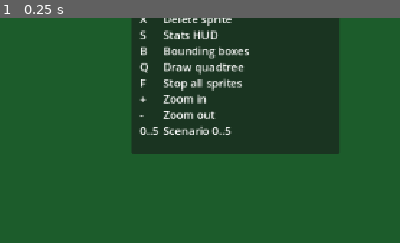
Above: before the commit, frame 1.
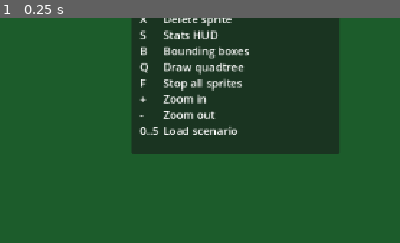
Above: after the commit, the same moment.

Repository: add-IV/SketchImpact
Game: Godot game, scene res://sketch_impact.tscn
Same seed, same stepped clock (60 frames per second), same inputs: the game is played once before the commit and once after it.
Inputs:
- Up to frame 1 (0.25 s): no input
The pictures show only the part of the screen within x 6-56%, y 39-89%; the shares and areas given below are measured in that part.

The runs differ from the first frame. In frame 1, 0.4% of the frame differs, in the area x 41-60%, y 48-52%.

Commit message:
add scenarios for testing

Diff:
--- a/billiard_table.gd
+++ b/billiard_table.gd
@@ -11,14 +11,16 @@
 
 # Mutable at runtime via zoom in/out hotkeys
 var _display_scale := 2
-var _sprite_screen_size: float = SPRITE_PIXEL_SIZE * 2
-var _sprite_half: float = SPRITE_PIXEL_SIZE * 2 / 2.0
 
 # Struct-of-arrays: all sprite state lives here
 var positions: Array[Vector2] = []
 var velocities: Array[Vector2] = []
 var pixels: Array[PackedByteArray] = []   # alpha channel, SPRITE_PIXEL_SIZE² bytes each
 var display_nodes: Array[Node2D] = []
+var aabb_offsets: Array[Rect2] = []  # tight pixel-space bbox relative to sprite center, constant per sprite
+var aabbs: Array[Rect2] = []         # current frame screen-space bbox, updated each frame
+
+signal scenario_loaded(images: Array[Image])
 
 var broad_checks := 0   # unique pairs returned by quadtree
 var aabb_checks := 0    # pairs that passed AABB overlap test
@@ -37,8 +39,6 @@
 
 func _set_display_scale(new_scale: int) -> void:
 	_display_scale = clampi(new_scale, ZOOM_MIN, ZOOM_MAX)
-	_sprite_screen_size = float(SPRITE_PIXEL_SIZE * _display_scale)
-	_sprite_half = _sprite_screen_size / 2.0
 	for node in display_nodes:
 		node.get_node("Sprite2D").scale = Vector2(_display_scale, _display_scale)
 
@@ -46,20 +46,18 @@
 func spawn_sprite(image: Image) -> void:
 	if image.is_invisible():
 		return
-	var total := SPRITE_PIXEL_SIZE * SPRITE_PIXEL_SIZE
-	var px := PackedByteArray()
-	px.resize(total)
-	for y in range(SPRITE_PIXEL_SIZE):
-		for x in range(SPRITE_PIXEL_SIZE):
-			px[y * SPRITE_PIXEL_SIZE + x] = int(image.get_pixel(x, y).a * 255.0)
-
+	var px := _extract_pixels(image)
+	var offset := _tight_aabb_offset(px)
+	var scale := float(_display_scale)
 	var pos := Vector2(
-		randf_range(_sprite_half + 10.0, TABLE_WIDTH - _sprite_half - 10.0),
-		randf_range(_sprite_half + 10.0, TABLE_HEIGHT - _sprite_half - 10.0)
+		randf_range(-offset.position.x * scale + 10.0, TABLE_WIDTH  - (offset.position.x + offset.size.x) * scale - 10.0),
+		randf_range(-offset.position.y * scale + 10.0, TABLE_HEIGHT - (offset.position.y + offset.size.y) * scale - 10.0)
 	)
-	var angle := randf() * TAU
-	var vel := Vector2(cos(angle), sin(angle)) * randf_range(80.0, 160.0)
-
+	var vel := Vector2(cos(randf() * TAU), sin(randf() * TAU)) * randf_range(80.0, 160.0)
+	_do_spawn(image, px, offset, pos, vel)
+
+
+func _do_spawn(image: Image, px: PackedByteArray, offset: Rect2, pos: Vector2, vel: Vector2) -> void:
 	var node: Node2D = _sprite_scene.instantiate()
 	var sprite: Sprite2D = node.get_node("Sprite2D")
 	sprite.texture = ImageTexture.create_from_image(image)
@@ -72,6 +70,60 @@
 	velocities.append(vel)
 	pixels.append(px)
 	display_nodes.append(node)
+	aabb_offsets.append(offset)
+	aabbs.append(Rect2(pos + offset.position * _display_scale, offset.size * _display_scale))
+
+
+func clear_sprites() -> void:
+	for node in display_nodes:
+		node.queue_free()
+	positions.clear()
+	velocities.clear()
+	pixels.clear()
+	display_nodes.clear()
+	aabb_offsets.clear()
+	aabbs.clear()
+
+
+func load_scenario(file_path: String) -> bool:
+	if not FileAccess.file_exists(file_path):
+		return false
+	var file := FileAccess.open(file_path, FileAccess.READ)
+	if file == null:
+		return false
+	var json := JSON.new()
+	if json.parse(file.get_as_text()) != OK:
+		return false
+	var data: Dictionary = json.data
+	clear_sprites()
+	if data.has("display_scale"):
+		_set_display_scale(int(data["display_scale"]))
+	var loaded_images: Array[Image] = []
+	for s in data.get("sprites", []):
+		var sprite_path: String = s.get("file", "")
+		if sprite_path.is_empty() or not FileAccess.file_exists(sprite_path):
+			continue
+		var img := Image.load_from_file(sprite_path)
+		if img == null:
+			continue
+		if img.get_width() != SPRITE_PIXEL_SIZE or img.get_height() != SPRITE_PIXEL_SIZE:
+			continue
+		var pos := Vector2(float(s.get("x", 0.0)), float(s.get("y", 0.0)))
+		var vel := Vector2(float(s.get("vx", 0.0)), float(s.get("vy", 0.0)))
+		var px := _extract_pixels(img)
+		_do_spawn(img, px, _tight_aabb_offset(px), pos, vel)
+		loaded_images.append(img)
+	for image_path in data.get("images", []):
+		if (image_path as String).is_empty() or not FileAccess.file_exists(image_path):
+			continue
+		var img := Image.load_from_file(image_path)
+		if img == null:
+			continue
+		if img.get_width() != SPRITE_PIXEL_SIZE or img.get_height() != SPRITE_PIXEL_SIZE:
+			img.resize(SPRITE_PIXEL_SIZE, SPRITE_PIXEL_SIZE, Image.INTERPOLATE_NEAREST)
+		loaded_images.append(img)
+	scenario_loaded.emit(loaded_images)
+	return true
 
 
 func _physics_process(delta: float) -> void:
@@ -83,12 +135,13 @@
 	for i in range(n):
 		positions[i] += velocities[i] * delta
 		_bounce_walls(i)
+		aabbs[i] = Rect2(positions[i] + aabb_offsets[i].position * _display_scale, aabb_offsets[i].size * _display_scale)
 
 	_qt_root = null
 	if n > 1:
-		var qt := _QuadNode.new(Rect2(0.0, 0.0, TABLE_WIDTH, TABLE_HEIGHT), 0)
+		var qt := _QuadNode.new(Rect2(0.0, 0.0, TABLE_WIDTH, TABLE_HEIGHT), 0, aabbs)
 		for i in range(n):
-			qt.insert(i, _aabb(i))
+			qt.insert(i)
 		_qt_root = qt
 		var pairs: Dictionary = {}
 		qt.collect_pairs(pairs)
@@ -97,13 +150,14 @@
 			broad_checks += 1
 			var i: int = key[0]
 			var j: int = key[1]
-			if _aabb(i).intersects(_aabb(j)):
+			if aabbs[i].intersects(aabbs[j]):
 				aabb_checks += 1
 				narrow_checks += 1
 				var col_pt := _pixel_collision(i, j)
 				if col_pt.is_finite():
 					_resolve(i, j, col_pt)
 
+
 	for i in range(n):
 		display_nodes[i].position = positions[i]
 
@@ -144,12 +198,18 @@
 		_set_display_scale(_display_scale / 2)
 		get_viewport().set_input_as_handled()
 		return
+	if event is InputEventKey and event.pressed and not event.echo:
+		var key_event := event as InputEventKey
+		if key_event.keycode >= KEY_0 and key_event.keycode <= KEY_5:
+			load_scenario("res://scenarios/scenario_%d.json" % (key_event.keycode - KEY_0))
+			get_viewport().set_input_as_handled()
+			return
 	if event is InputEventMouseButton and event.button_index == MOUSE_BUTTON_LEFT and event.pressed:
 		var click := get_local_mouse_position()
 		if not Rect2(0.0, 0.0, TABLE_WIDTH, TABLE_HEIGHT).has_point(click):
 			return
 		for i in range(positions.size()):
-			if _aabb(i).has_point(click):
+			if aabbs[i].has_point(click):
 				var angle := randf() * TAU
 				velocities[i] = Vector2(cos(angle), sin(angle)) * IMPULSE_SPEED
 				get_viewport().set_input_as_handled()
@@ -159,7 +219,7 @@
 func _draw() -> void:
 	if _show_bounding_boxes:
 		for i in range(positions.size()):
-			draw_rect(_aabb(i), Color(1.0, 1.0, 0.0, 0.8), false, 1.0)
+			draw_rect(aabbs[i], Color(1.0, 1.0, 0.0, 0.8), false, 1.0)
 	if _show_quadtree and _qt_root != null:
 		_draw_qt_node(_qt_root)
 
@@ -170,30 +230,57 @@
 		_draw_qt_node(child)
 
 
-func _aabb(i: int) -> Rect2:
+func _tight_aabb_offset(px: PackedByteArray) -> Rect2:
+	var s := SPRITE_PIXEL_SIZE
+	var min_x := s; var max_x := -1
+	var min_y := s; var max_y := -1
+	for y in range(s):
+		for x in range(s):
+			if px[y * s + x] > 0:
+				if x < min_x: min_x = x
+				if x > max_x: max_x = x
+				if y < min_y: min_y = y
+				if y > max_y: max_y = y
+	var half := s * 0.5
 	return Rect2(
-		positions[i] - Vector2(_sprite_half, _sprite_half),
-		Vector2(_sprite_screen_size, _sprite_screen_size)
+		Vector2(min_x - half, min_y - half),
+		Vector2(max_x - min_x + 1, max_y - min_y + 1)
 	)
 
 
 func _bounce_walls(i: int) -> void:
 	var pos := positions[i]
 	var vel := velocities[i]
-	if pos.x - _sprite_half < 0.0:
-		pos.x = _sprite_half
+	var o := aabb_offsets[i]
+	var scale := float(_display_scale)
+	var left   := o.position.x * scale
+	var top    := o.position.y * scale
+	var right  := left + o.size.x * scale
+	var bottom := top  + o.size.y * scale
+	if pos.x + left < 0.0:
+		pos.x = -left
 		vel.x = absf(vel.x)
-	elif pos.x + _sprite_half > TABLE_WIDTH:
-		pos.x = TABLE_WIDTH - _sprite_half
+	elif pos.x + right > TABLE_WIDTH:
+		pos.x = TABLE_WIDTH - right
 		vel.x = -absf(vel.x)
-	if pos.y - _sprite_half < 0.0:
-		pos.y = _sprite_half
+	if pos.y + top < 0.0:
+		pos.y = -top
 		vel.y = absf(vel.y)
-	elif pos.y + _sprite_half > TABLE_HEIGHT:
-		pos.y = TABLE_HEIGHT - _sprite_half
+	elif pos.y + bottom > TABLE_HEIGHT:
+		pos.y = TABLE_HEIGHT - bottom
 		vel.y = -absf(vel.y)
 	positions[i] = pos
 	velocities[i] = vel
+
+
+func _extract_pixels(image: Image) -> PackedByteArray:
+	var s := SPRITE_PIXEL_SIZE
+	var px := PackedByteArray()
+	px.resize(s * s)
+	for y in range(s):
+		for x in range(s):
+			px[y * s + x] = int(image.get_pixel(x, y).a * 255.0)
+	return px
 
 
 func _pixel_collision(i: int, j: int) -> Vector2:
@@ -203,8 +290,16 @@
 	var px_i := pixels[i]
 	var px_j := pixels[j]
 	var s := SPRITE_PIXEL_SIZE
-	for pya in range(s):
-		for pxa in range(s):
+	var pxa_lo := clampi(int(floor(dx)),        0, s - 1)
+	var pxa_hi := clampi(int(ceil(dx)) + s - 1, 0, s - 1)
+	var pya_lo := clampi(int(floor(dy)),        0, s - 1)
+	var pya_hi := clampi(int(ceil(dy)) + s - 1, 0, s - 1)
+	var pxa_step := -1 if dx > 0 else 1
+	var pya_step := -1 if dy > 0 else 1
+	var pxa_start := pxa_hi if pxa_step < 0 else pxa_lo
+	var pya_start := pya_hi if pya_step < 0 else pya_lo
+	for pya in range(pya_start, pya_start + (pya_hi - pya_lo + 1) * pya_step, pya_step):
+		for pxa in range(pxa_start, pxa_start + (pxa_hi - pxa_lo + 1) * pxa_step, pxa_step):
 			if px_i[pya * s + pxa] == 0:
 				continue
 			# Candidate pixels of j whose screen rect overlaps pixel (pxa, pya) of i
@@ -247,46 +342,48 @@
 
 	var bounds: Rect2
 	var depth: int
-	var items: Array   # Array of [idx: int, aabb: Rect2]
+	var aabbs: Array[Rect2]  # shared reference, owned by _physics_process
+	var items: Array[int]
 	var children: Array  # Array of _QuadNode, empty when leaf
 
-	func _init(b: Rect2, d: int) -> void:
+	func _init(b: Rect2, d: int, a: Array[Rect2]) -> void:
 		bounds = b
 		depth = d
+		aabbs = a
 		items = []
 		children = []
 
-	func insert(idx: int, aabb: Rect2) -> void:
-		if not bounds.intersects(aabb):
+	func insert(idx: int) -> void:
+		if not bounds.intersects(aabbs[idx]):
 			return
 		if children.is_empty():
-			items.append([idx, aabb])
+			items.append(idx)
 			if items.size() > MAX_ITEMS and depth < MAX_DEPTH:
 				_subdivide()
 		else:
 			for child in children:
-				child.insert(idx, aabb)
+				child.insert(idx)
 
 	func _subdivide() -> void:
 		var half := bounds.size * 0.5
 		children = [
-			_QuadNode.new(Rect2(bounds.position, half), depth + 1),
-			_QuadNode.new(Rect2(bounds.position + Vector2(half.x, 0.0), half), depth + 1),
-			_QuadNode.new(Rect2(bounds.position + Vector2(0.0, half.y), half), depth + 1),
-			_QuadNode.new(Rect2(bounds.position + half, half), depth + 1),
+			_QuadNode.new(Rect2(bounds.position, half), depth + 1, aabbs),
+			_QuadNode.new(Rect2(bounds.position + Vector2(half.x, 0.0), half), depth + 1, aabbs),
+			_QuadNode.new(Rect2(bounds.position + Vector2(0.0, half.y), half), depth + 1, aabbs),
+			_QuadNode.new(Rect2(bounds.position + half, half), depth + 1, aabbs),
 		]
 		var old := items.duplicate()
 		items = []
 		for it in old:
 			for child in children:
-				child.insert(it[0], it[1])
+				child.insert(it)
 
 	func collect_pairs(out: Dictionary) -> void:
 		if children.is_empty():
 			for a in range(items.size()):
 				for b in range(a + 1, items.size()):
-					var ia: int = items[a][0]
-					var ib: int = items[b][0]
+					var ia: int = items[a]
+					var ib: int = items[b]
 					if ia > ib:
 						var t := ia
 						ia = ib
--- a/billiard_table.tscn
+++ b/billiard_table.tscn
@@ -40,4 +40,4 @@
 F		Stop all sprites
 +		Zoom in
 -		Zoom out
-0..5	Scenario 0..5"
+0..5	Load scenario"
--- a/save_image.gd
+++ b/save_image.gd
@@ -11,6 +11,8 @@
 func _ready():
 	DirAccess.make_dir_recursive_absolute("user://sprites")
 	billiard_table = get_parent().get_node_or_null("BilliardTable")
+	if billiard_table:
+		billiard_table.scenario_loaded.connect(_on_scenario_loaded)
 	for i in grid.get_child_count():
 		var slot: TextureRect = grid.get_child(i)
 		slot.mouse_filter = Control.MOUSE_FILTER_STOP
@@ -80,6 +82,19 @@
 	for i in grid.get_child_count():
 		grid.get_child(i).get_node("Highlight").visible = false
 
+func _on_scenario_loaded(images: Array[Image]) -> void:
+	saved_images.clear()
+	var children := grid.get_child_count()
+	for i in range(children):
+		(grid.get_child(i) as TextureRect).texture = null
+	for i in range(min(images.size(), children)):
+		saved_images.append(images[i])
+		var slot := grid.get_child(i) as TextureRect
+		slot.texture = ImageTexture.create_from_image(images[i])
+		slot.expand_mode = TextureRect.EXPAND_IGNORE_SIZE
+		slot.stretch_mode = TextureRect.STRETCH_KEEP_ASPECT_CENTERED
+	_clear_selection()
+
 func _on_spawn_pressed():
 	if billiard_table == null:
 		return
--- /dev/null
+++ b/scenarios/scenario_0.json
@@ -0,0 +1,5 @@
+{
+	"version": 1,
+	"display_scale": 2,
+	"sprites": []
+}
--- /dev/null
+++ b/scenarios/scenario_1.json
@@ -0,0 +1,15 @@
+{
+	"version": 1,
+	"display_scale": 2,
+	"sprites": [],
+	"images": [
+		"res://sprites/goblin.png",
+		"res://sprites/kobold.png",
+		"res://sprites/human.png",
+		"res://sprites/elf.png",
+		"res://sprites/dragon.png",
+		"res://sprites/jelly.png",
+		"res://sprites/minotaur.png",
+		"res://sprites/cyclops.png"
+	]
+}
